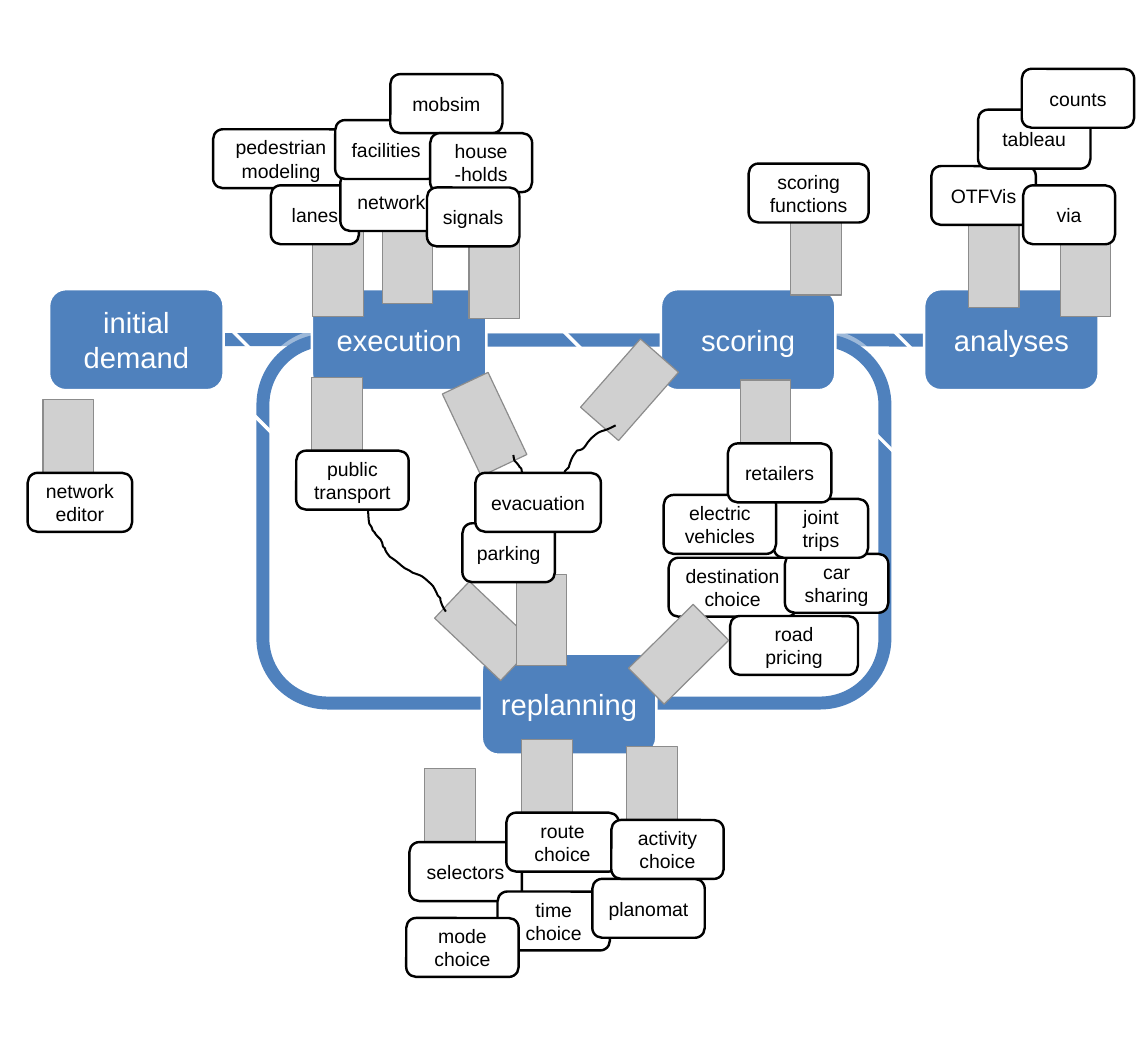
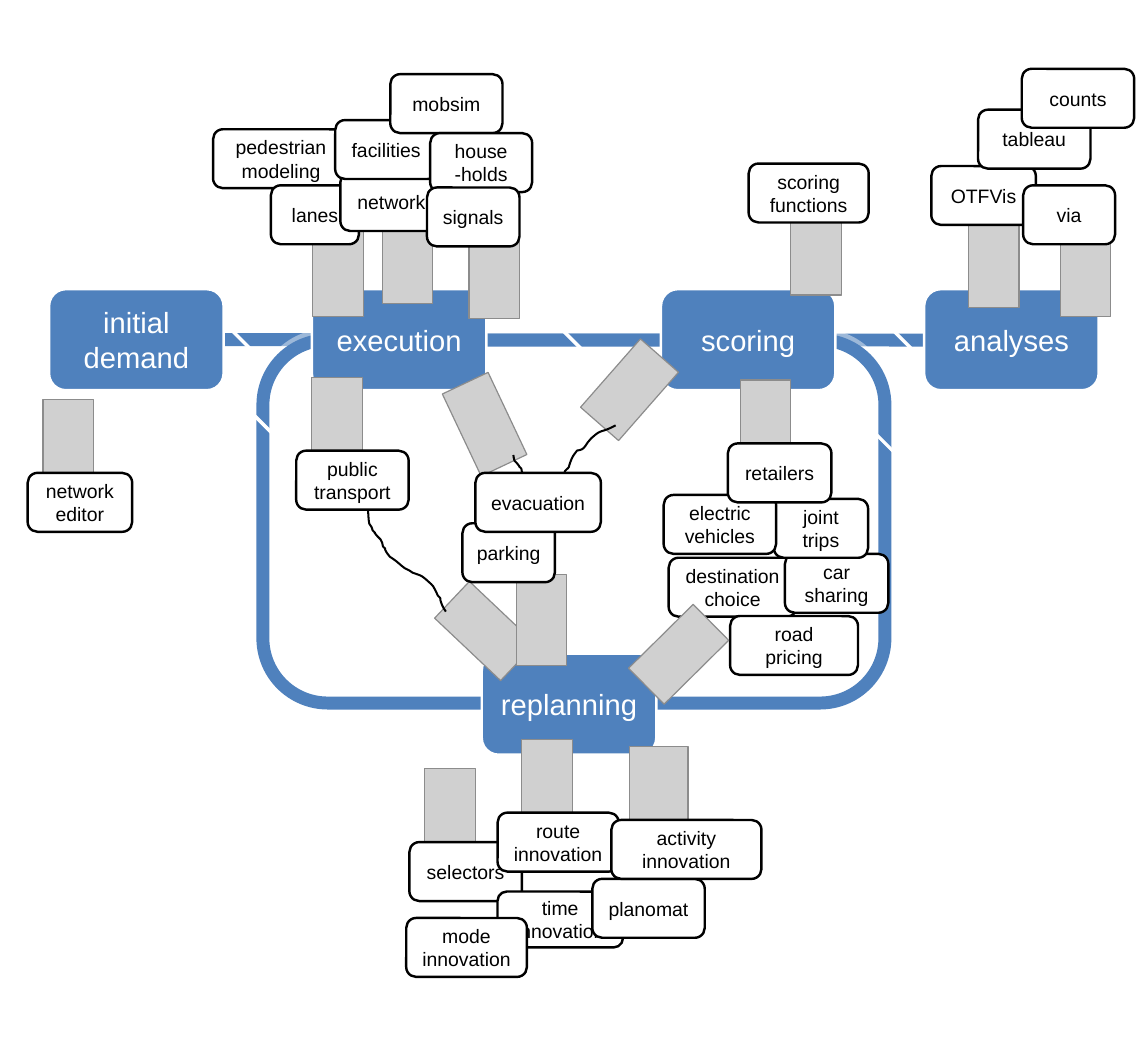
Before and after one commit to sashigurram/book, a slide deck: slide 1 of extending/figures/modules.pptx. Drawn at 1148x1056 pixels with LibreOffice and Linux fonts; fonts in the diff are those of the drawing; grey boxes stand for pictures; background and template pictures are left out. Boxes give left, top, right and bottom in pixels: in the first picture for what was removed or moved away, otherwise in the second. Text is boxed around its words. In the diff, an @@ line names an element or a change of style, - is before the commit and + after.

Commit message:
started replacing "choice" by "innovation". Will be a longer operation.

```diff
--- a/extending/figures/modules.pptx
+++ b/extending/figures/modules.pptx
@@ picture: place and size @@
-picture at [627,746,677,837]
+picture at [629,747,689,838]
@@ rounded rectangle "route": place and size @@
-rounded rectangle "route" at [506,813,618,873]
+rounded rectangle "route" at [498,813,620,873]
@@ rounded rectangle "activity": place and size @@
-rounded rectangle "activity" at [611,820,723,880]
+rounded rectangle "activity" at [611,820,762,880]
@@ text in rounded rectangle at [514,847,602,861]: text changed @@
-choice
+innovation
@@ text in rounded rectangle at [642,854,730,868]: text changed @@
-choice
+innovation
@@ rounded rectangle "time": place and size @@
-rounded rectangle "time" at [498,893,610,952]
+rounded rectangle "time" at [498,893,624,949]
@@ rounded rectangle "mode": place and size @@
-rounded rectangle "mode" at [406,918,518,978]
+rounded rectangle "mode" at [406,918,526,978]
@@ text in rounded rectangle at [516,923,604,943]: text changed @@
-choice
+innovation
@@ text in rounded rectangle at [422,952,510,967]: text changed @@
-choice
+innovation
```
Also in this commit, not shown: 2 other files.
